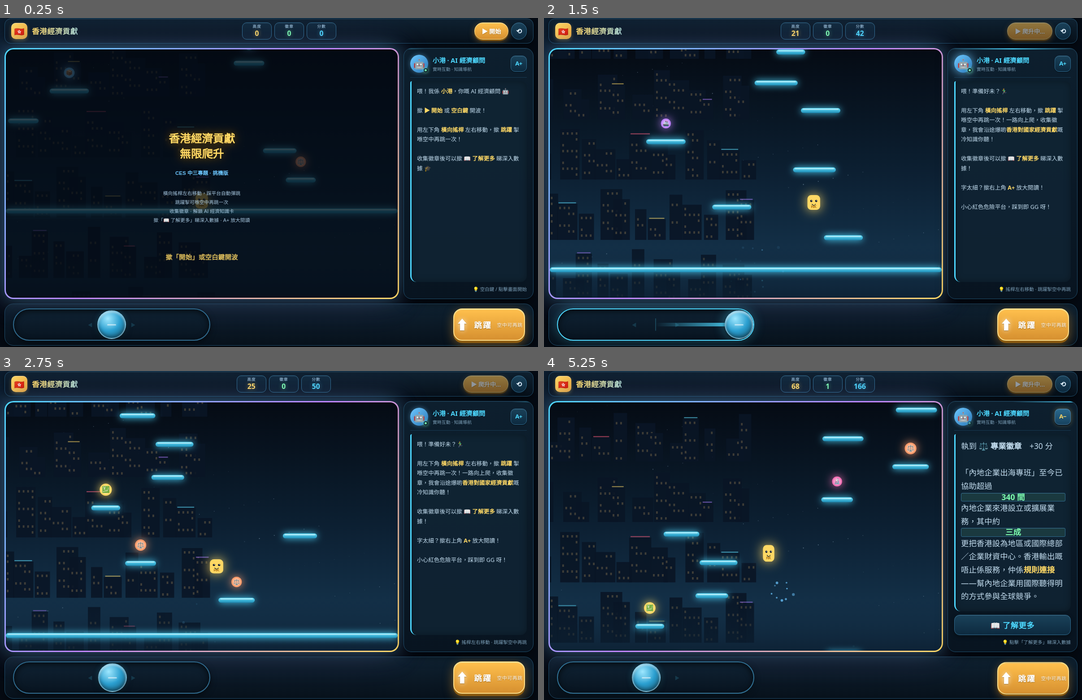
Above: before the commit, frames 1-4 (two rows, left to right).
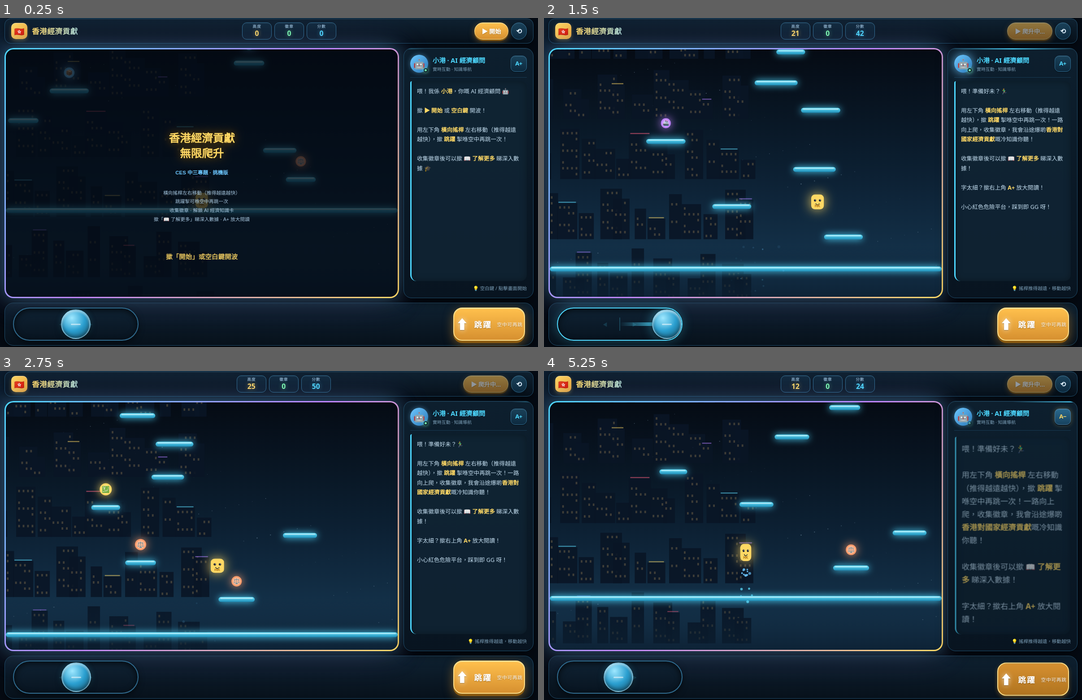
Above: after the commit, the same moments.

Repository: Hayes314/Ces-game
Game: browser game, page index.html
The game is run twice, just before and just after one commit, with the same random seed, the same clock (stepped at 60 frames per second) and the same inputs.
Inputs:
- Up to frame 1 (0.25 s): no input
- Up to frame 2 (1.5 s): click "▶ 開始" at 0.27 s; hold Right from 1.03 s (still down); tap Space at 1.1 s
- Up to frame 3 (2.75 s): release Right at 1.53 s; hold Left 1.58-2.15 s; tap Space at 1.6, 2.1, 2.6 s; click "⟲" at 2.02 s; hold Up 2.2-2.5 s; tap D at 2.52 s; hold Right from 2.55 s (still down)
- Up to frame 4 (5.25 s): tap Space every 0.5 s from 3.1 to 5.1 s; release Right at 3.22 s; hold Up 3.27-3.5 s; tap A at 3.52 s; hold Left 3.55-3.98 s; hold Right 4.03-4.53 s; click "A+" at 4.52 s; hold Left 4.58-5.15 s; hold Up from 5.2 s (still down)

The runs differ from the first frame. In frame 1, 3.5% of the frame differs, in the area x 0-100%, y 17-99%; in frame 2, 5.0%; in frame 3, 4.5%; in frame 4, 18%, in the area x 0-100%, y 3-99%.

Commit message:
Update index.html

Diff:
--- a/index.html
+++ b/index.html
@@ -200,9 +200,6 @@
     cursor: pointer;
   }
 
-  /* ============================================================
-     AI 面板（支持文字缩放）
-     ============================================================ */
   .ai-panel {
     --ai-zoom: 1;
     flex: 0 0 340px;
@@ -219,9 +216,7 @@
     box-shadow: inset 0 1px 0 rgba(255, 255, 255, 0.05), 0 8px 24px rgba(0, 0, 0, 0.5);
   }
 
-  .ai-panel.text-zoom {
-    --ai-zoom: 1.38;
-  }
+  .ai-panel.text-zoom { --ai-zoom: 1.38; }
 
   .ai-panel::before {
     content: '';
@@ -263,30 +258,21 @@
   .ai-head-text h3 { font-size: 0.9rem; color: var(--cyan); font-weight: 700; }
   .ai-head-text p { font-size: 0.62rem; color: var(--text-dim); margin-top: 2px; }
 
-  /* ===== 放大閱讀按鈕 ===== */
   .ai-zoom-btn {
     margin-left: auto;
     flex-shrink: 0;
-    width: 36px;
-    height: 36px;
+    width: 36px; height: 36px;
     border-radius: 10px;
     background: linear-gradient(180deg, #1a4159, #0d2a3f);
     border: 1px solid var(--border-bright);
     color: var(--cyan);
-    font-family: inherit;
-    font-size: 0.82rem;
-    font-weight: 800;
+    font-family: inherit; font-size: 0.82rem; font-weight: 800;
     cursor: pointer;
-    display: flex;
-    align-items: center;
-    justify-content: center;
+    display: flex; align-items: center; justify-content: center;
     transition: all 0.15s ease;
     box-shadow: 0 2px 0 #07141f, inset 0 1px 0 rgba(255, 255, 255, 0.12);
     touch-action: manipulation;
-    outline: none;
-    padding: 0;
-    line-height: 1;
-    letter-spacing: -0.5px;
+    outline: none; padding: 0; line-height: 1; letter-spacing: -0.5px;
   }
 
   .ai-zoom-btn:hover { background: linear-gradient(180deg, #235070, #113048); color: #6ec8ff; }
@@ -303,7 +289,6 @@
     box-shadow: 0 2px 0 #07141f, 0 0 12px rgba(255, 217, 102, 0.3), inset 0 1px 0 rgba(255, 255, 255, 0.15);
   }
 
-  /* AI 对话框：字号随 --ai-zoom 缩放 */
   .ai-msg {
     flex: 1 1 auto; min-height: 0;
     background: rgba(16, 36, 51, 0.9);
@@ -342,8 +327,7 @@
 
   .ai-action-btn {
     display: none;
-    align-items: center;
-    justify-content: center;
+    align-items: center; justify-content: center;
     gap: 6px;
     padding: 9px 14px;
     background: linear-gradient(180deg, #1a4159, #0d2a3f);
@@ -373,7 +357,7 @@
   .ai-tip { font-size: 0.66rem; color: var(--text-dim); text-align: right; min-height: 14px; flex-shrink: 0; }
 
   /* ============================================================
-     底部控制栏：左横向摇杆 + 右跳跃
+     底部控制栏：固定长度摇杆（靠左） + 跳跃（靠右）
      ============================================================ */
   .controls-row {
     flex: 0 0 auto;
@@ -389,18 +373,14 @@
     box-shadow: inset 0 1px 0 rgba(255, 255, 255, 0.05), 0 8px 24px rgba(0, 0, 0, 0.5);
   }
 
-  /* ============================================================
-     严格一维水平摇杆
-     轨道高度 = 摇杆头高度 + 8px（上下各留 4px）
-     摇杆头几乎填满轨道高度，视觉上只能水平滑动
-     ============================================================ */
+  /* ===== 固定长度横向摇杆 ===== */
   .joystick {
     --track-h: 80px;
     --knob-size: 72px;
 
     position: relative;
-    flex: 1 1 auto;
-    max-width: 440px;
+    flex: 0 0 auto;
+    width: 300px;
     height: var(--track-h);
     border-radius: calc(var(--track-h) / 2);
     background: linear-gradient(180deg, #0f2233 0%, #081420 100%);
@@ -429,7 +409,6 @@
       0 4px 14px rgba(0, 0, 0, 0.5);
   }
 
-  /* 中心刻线：只做水平参考 */
   .joystick::before {
     content: "";
     position: absolute;
@@ -445,16 +424,15 @@
     z-index: 1;
   }
 
-  /* 左右箭头提示 */
   .joystick::after {
-    content: "◀\A0\A0\A0\A0\A0\A0\A0\A0\A0\A0\A0\A0\A0\A0\A0\A0\A0\A0\A0\A0\A0\A0\A0\A0\A0\A0\A0\A0\A0\A0▶";
+    content: "◀\A0\A0\A0\A0\A0\A0\A0\A0\A0\A0\A0\A0\A0\A0\A0\A0\A0\A0\A0\A0▶";
     position: absolute;
-    left: 16px;
-    right: 16px;
+    left: 14px;
+    right: 14px;
     top: 50%;
     transform: translateY(-50%);
     color: rgba(77, 216, 255, 0.16);
-    font-size: 0.68rem;
+    font-size: 0.66rem;
     letter-spacing: 0;
     text-align: center;
     pointer-events: none;
@@ -463,7 +441,6 @@
     overflow: hidden;
   }
 
-  /* 方向填充条 */
   .fill {
     position: absolute;
     top: 50%;
@@ -478,12 +455,10 @@
     transition: opacity 0.18s ease;
   }
 
-  /* ===== 摇杆头：严格垂直居中，只允许水平位移 ===== */
   .knob {
     position: absolute;
     left: 50%;
     top: 50%;
-    /* 用 margin 固定垂直居中，绝不使用 translateY */
     margin-top: calc(var(--knob-size) / -2);
     margin-left: calc(var(--knob-size) / -2);
     width: var(--knob-size);
@@ -500,7 +475,6 @@
     display: grid;
     place-items: center;
     will-change: transform;
-    /* 只允许 translateX，垂直方向由 margin + top 完全固定 */
     transition: transform 0.28s cubic-bezier(.22, 1, .36, 1),
                 box-shadow 0.2s ease;
     pointer-events: none;
@@ -525,7 +499,6 @@
       inset 0 -4px 8px rgba(0, 0, 0, 0.4);
   }
 
-  /* ===== 跳跃按钮 ===== */
   .jump-btn {
     flex: 0 0 auto;
     width: 180px;
@@ -576,17 +549,14 @@
   .jump-text { font-size: 1.1rem; font-weight: 800; letter-spacing: 2px; }
   .jump-hint { font-size: 0.68rem; opacity: 0.9; letter-spacing: 0.5px; }
 
-  /* ============================================================
-     响应式断点
-     ============================================================ */
-
+  /* 响应式 */
   @media (max-width: 1400px) { .ai-panel { flex: 0 0 320px; } }
 
   @media (max-width: 1200px) {
     .ai-panel { flex: 0 0 290px; }
     .ai-msg { font-size: calc(0.79rem * var(--ai-zoom)); }
-    .joystick { --track-h: 72px; --knob-size: 64px; }
-    .jump-btn { width: 160px; height: 72px; }
+    .joystick { --track-h: 74px; --knob-size: 66px; width: 280px; }
+    .jump-btn { width: 160px; height: 74px; }
   }
 
   @media (max-width: 1000px) {
@@ -600,7 +570,7 @@
     .ai-action-btn { font-size: calc(0.72rem * var(--ai-zoom)); padding: 8px 12px; }
     .ai-msg .detail-title { font-size: calc(0.84rem * var(--ai-zoom)); }
     .ai-msg .detail-list li { font-size: calc(0.72rem * var(--ai-zoom)); }
-    .joystick { --track-h: 68px; --knob-size: 60px; max-width: 380px; }
+    .joystick { --track-h: 68px; --knob-size: 60px; width: 260px; }
     .jump-btn { width: 150px; height: 68px; }
   }
 
@@ -635,9 +605,6 @@
     .ai-msg .detail-header { margin-bottom: 7px; padding-bottom: 6px; gap: 5px; }
   }
 
-  /* ============================================================
-     手机竖屏（≤820px，portrait）
-     ============================================================ */
   @media (max-width: 820px) and (orientation: portrait) {
     .app { padding: 7px; gap: 7px; padding-bottom: calc(7px + env(safe-area-inset-bottom)); }
 
@@ -677,10 +644,12 @@
       border-radius: 18px;
     }
 
-    .joystick { --track-h: 72px; --knob-size: 64px; }
+    .joystick { --track-h: 70px; --knob-size: 62px; width: 210px; }
+    .joystick::after { left: 12px; right: 12px; font-size: 0.6rem; }
+
     .jump-btn {
-      width: 140px;
-      height: 76px;
+      width: 130px;
+      height: 70px;
       border-radius: 18px;
       gap: 8px;
       box-shadow: 0 5px 0 #8a5a10, 0 7px 20px rgba(201, 136, 42, 0.55), inset 0 1px 0 rgba(255, 255, 255, 0.45);
@@ -691,14 +660,11 @@
       box-shadow: 0 0 0 #8a5a10, 0 3px 8px rgba(201, 136, 42, 0.4);
     }
 
-    .jump-arrow { font-size: 1.55rem; }
-    .jump-text { font-size: 1rem; letter-spacing: 1.5px; }
+    .jump-arrow { font-size: 1.5rem; }
+    .jump-text { font-size: 0.95rem; letter-spacing: 1.5px; }
     .jump-hint { display: none; }
   }
 
-  /* ============================================================
-     小手机竖屏（≤520px）
-     ============================================================ */
   @media (max-width: 520px) and (orientation: portrait) {
     .app { padding: 5px; gap: 5px; padding-bottom: calc(5px + env(safe-area-inset-bottom)); }
     .topbar { padding: 5px 8px; gap: 6px; border-radius: 10px; }
@@ -750,11 +716,12 @@
       border-radius: 16px;
     }
 
-    .joystick { --track-h: 64px; --knob-size: 56px; }
-    .joystick::after { left: 12px; right: 12px; font-size: 0.58rem; }
+    .joystick { --track-h: 62px; --knob-size: 54px; width: 180px; }
+    .joystick::after { left: 10px; right: 10px; font-size: 0.55rem; }
+
     .jump-btn {
-      width: 120px;
-      height: 64px;
+      width: 110px;
+      height: 62px;
       border-radius: 16px;
       gap: 6px;
       box-shadow: 0 4px 0 #8a5a10, 0 6px 16px rgba(201, 136, 42, 0.5), inset 0 1px 0 rgba(255, 255, 255, 0.4);
@@ -763,14 +730,11 @@
       transform: translateY(4px);
       box-shadow: 0 0 0 #8a5a10, 0 2px 6px rgba(201, 136, 42, 0.4);
     }
-    .jump-arrow { font-size: 1.35rem; }
-    .jump-text { font-size: 0.9rem; letter-spacing: 1.2px; }
+    .jump-arrow { font-size: 1.3rem; }
+    .jump-text { font-size: 0.85rem; letter-spacing: 1.2px; }
     .jump-hint { display: none; }
   }
 
-  /* ============================================================
-     超小屏（≤400px，portrait）
-     ============================================================ */
   @media (max-width: 400px) and (orientation: portrait) {
     .ai-panel { flex: 0 0 115px; padding: 5px; gap: 4px; }
     .ai-avatar { width: 20px; height: 20px; font-size: 0.66rem; }
@@ -792,21 +756,19 @@
       border-radius: 14px;
     }
 
-    .joystick { --track-h: 58px; --knob-size: 50px; }
-    .joystick::after { left: 10px; right: 10px; font-size: 0.52rem; }
+    .joystick { --track-h: 56px; --knob-size: 48px; width: 160px; }
+    .joystick::after { left: 9px; right: 9px; font-size: 0.5rem; }
+
     .jump-btn {
-      width: 110px;
-      height: 58px;
+      width: 100px;
+      height: 56px;
       border-radius: 14px;
       gap: 5px;
     }
-    .jump-arrow { font-size: 1.25rem; }
-    .jump-text { font-size: 0.82rem; }
-  }
-
-  /* ============================================================
-     手机横屏（高度≤560px）
-     ============================================================ */
+    .jump-arrow { font-size: 1.2rem; }
+    .jump-text { font-size: 0.8rem; }
+  }
+
   @media (orientation: landscape) and (max-height: 560px) {
     .app {
       padding: 6px;
@@ -851,10 +813,12 @@
       border-radius: 14px;
     }
 
-    .joystick { --track-h: 58px; --knob-size: 50px; max-width: 340px; }
+    .joystick { --track-h: 56px; --knob-size: 48px; width: 230px; }
+    .joystick::after { left: 11px; right: 11px; font-size: 0.56rem; }
+
     .jump-btn {
-      width: 140px;
-      height: 58px;
+      width: 120px;
+      height: 56px;
       border-radius: 16px;
       gap: 8px;
       box-shadow: 0 4px 0 #8a5a10, 0 5px 16px rgba(201, 136, 42, 0.5), inset 0 1px 0 rgba(255, 255, 255, 0.4);
@@ -863,14 +827,11 @@
       transform: translateY(4px);
       box-shadow: 0 0 0 #8a5a10, 0 2px 6px rgba(201, 136, 42, 0.4);
     }
-    .jump-arrow { font-size: 1.35rem; }
-    .jump-text { font-size: 0.92rem; letter-spacing: 1.2px; }
+    .jump-arrow { font-size: 1.25rem; }
+    .jump-text { font-size: 0.88rem; letter-spacing: 1.2px; }
     .jump-hint { display: none; }
   }
 
-  /* ============================================================
-     极矮横屏（高度≤420px）
-     ============================================================ */
   @media (orientation: landscape) and (max-height: 420px) {
     .app { padding: 4px; gap: 4px; padding-bottom: calc(4px + env(safe-area-inset-bottom)); }
     .topbar { padding: 2px 7px; }
@@ -892,15 +853,15 @@
 
     .controls-row { padding: 4px 12px; padding-bottom: calc(4px + env(safe-area-inset-bottom)); gap: 10px; }
 
-    .joystick { --track-h: 52px; --knob-size: 44px; max-width: 320px; }
+    .joystick { --track-h: 50px; --knob-size: 42px; width: 210px; }
     .jump-btn {
-      width: 130px;
-      height: 52px;
+      width: 110px;
+      height: 50px;
       border-radius: 14px;
       gap: 6px;
     }
-    .jump-arrow { font-size: 1.2rem; }
-    .jump-text { font-size: 0.85rem; }
+    .jump-arrow { font-size: 1.15rem; }
+    .jump-text { font-size: 0.82rem; }
   }
 </style>
 </head>
@@ -947,7 +908,7 @@
       <div class="ai-msg" id="aiMessage">
         喂！我係 <span class="hl">小港</span>，你嘅 AI 經濟顧問 🤖<br><br>
         撳 <span class="hl">▶ 開始</span> 或 <span class="hl">空白鍵</span> 開波！<br><br>
-        用左下角 <span class="hl">橫向搖桿</span> 左右移動，撳 <span class="hl">跳躍</span> 掣喺空中再跳一次！<br><br>
+        用左下角 <span class="hl">橫向搖桿</span> 左右移動（推得越遠越快），撳 <span class="hl">跳躍</span> 掣喺空中再跳一次！<br><br>
         收集徽章後可以撳 <span class="hl">📖 了解更多</span> 睇深入數據 🎓
       </div>
       <button class="ai-action-btn" id="aiMoreBtn" aria-label="了解更多">
@@ -964,7 +925,6 @@
     </aside>
   </div>
 
-  <!-- ===== 底部：左横向摇杆（严格一维水平）+ 右跳跃 ===== -->
   <div class="controls-row">
     <div class="joystick" id="joystick" aria-label="移動搖桿">
       <div class="fill" id="fill"></div>
@@ -982,7 +942,7 @@
 <script>
 /* ============================================================
    香港經濟貢獻 · 無限爬升
-   严格一维水平摇杆 · 固定速度 · 放大閱讀
+   固定长度摇杆 · 死区 30% · 速度与偏移量成正比 · 放大閱讀
    ============================================================ */
 
 const LOGICAL_H = 720;
@@ -1014,9 +974,12 @@
 /* ---------- 物理常數 ---------- */
 const GRAVITY = 0.62;
 const JUMP_V = -14.8;
-const MOVE_SPEED = 6.8;
+const MOVE_SPEED = 7.2;         // 最大水平速度（推满时）
 const PLAYER_W = 36, PLAYER_H = 44;
 const PLATFORM_H = 14;
+
+/* ★ 死区：30% */
+const JOYSTICK_DEADZONE = 0.30;
 
 /* ---------- 遊戲狀態 ---------- */
 let gameState = 'menu';
@@ -1073,9 +1036,7 @@
 });
 
 /* ============================================================
-   严格一维水平摇杆
-   ★ 所有输入只取 clientX，绝不处理 clientY
-   ★ 摇杆头只使用 translateX，垂直位置由 top:50% + margin 固定
+   固定长度横向摇杆（死区 30% + 速度成正比）
    ============================================================ */
 const POS_GRAD = 'linear-gradient(90deg, rgba(77,216,255,0) 0%, rgba(77,216,255,.95) 100%)';
 const NEG_GRAD = 'linear-gradient(270deg, rgba(255,217,102,0) 0%, rgba(255,217,102,.95) 100%)';
@@ -1085,14 +1046,13 @@
   pointerId: null,
   maxOffset: 1,
   grabOffset: 0,
-  direction: 0     // -1 = 左, 0 = 停, 1 = 右
+  axis: 0          // ★ 连续值 -1..1（已扣除死区）
 };
 
 function measureJoystick() {
   joystickState.maxOffset = Math.max(1, (joystick.clientWidth - knob.offsetWidth) / 2);
 }
 
-/* ★ 只做水平位移：translateX，绝无 translateY */
 function renderJoystickVisual(offset) {
   const clamped = Math.max(-1, Math.min(1, offset));
   const x = clamped * joystickState.maxOffset;
@@ -1105,19 +1065,27 @@
   fill.style.opacity = w > 2 ? '1' : '0';
 }
 
-function setDirection(dir) {
-  joystickState.direction = dir;
-  keys.left = dir < 0;
-  keys.right = dir > 0;
+function setAxis(axis) {
+  joystickState.axis = axis;
+  keys.left = axis < -0.01;
+  keys.right = axis > 0.01;
 }
 
 function resetJoystick() {
-  setDirection(0);
+  setAxis(0);
   renderJoystickVisual(0);
   joystick.classList.remove('active');
 }
 
-/* ★ 只取 clientX，不处理 clientY */
+/* ★ 核心：raw 偏移 → 死区外重新映射到 0..1 速度比例 */
+function rawToAxis(raw) {
+  const abs = Math.abs(raw);
+  const dz = JOYSTICK_DEADZONE;
+  if (abs <= dz) return 0;
+  const normalized = (abs - dz) / (1 - dz);   // 死区边缘 0，推满 1
+  return Math.sign(raw) * Math.min(1, normalized);
+}
+
 function applyFromPointer(clientX) {
   const rect = joystick.getBoundingClientRect();
   const centerX = rect.left + rect.width / 2;
@@ -1125,11 +1093,7 @@
   const raw = dx / joystickState.maxOffset;
 
   renderJoystickVisual(raw);
-
-  const dz = 0.22;
-  if (raw < -dz) setDirection(-1);
-  else if (raw > dz) setDirection(1);
-  else setDirection(0);
+  setAxis(rawToAxis(raw));
 }
 
 joystick.addEventListener('pointerdown', (e) => {
@@ -1144,10 +1108,9 @@
 
   try { joystick.setPointerCapture(e.pointerId); } catch (_) {}
 
-  /* ★ 只用 clientX 计算抓取偏移，垂直位置无关 */
   const rect = joystick.getBoundingClientRect();
   const dx = e.clientX - (rect.left + rect.width / 2);
-  const off = dx - joystickState.direction * joystickState.maxOffset;
+  const off = dx - joystickState.axis * joystickState.maxOffset;
   joystickState.grabOffset = Math.abs(off) <= knob.offsetWidth / 2 ? off : 0;
 
   applyFromPointer(e.clientX);
@@ -1157,7 +1120,6 @@
 joystick.addEventListener('pointermove', (e) => {
   if (!joystickState.active || e.pointerId !== joystickState.pointerId) return;
   e.preventDefault();
-  /* ★ 只传 clientX，clientY 完全不参与 */
   applyFromPointer(e.clientX);
 });
 
@@ -1172,7 +1134,7 @@
   void knob.offsetWidth;
   joystick.classList.remove('active');
 
-  setDirection(0);
+  setAxis(0);
   renderJoystickVisual(0);
 }
 
@@ -1181,10 +1143,11 @@
 joystick.addEventListener('lostpointercapture', endJoystickDrag);
 joystick.addEventListener('contextmenu', e => e.preventDefault());
 
+/* 键盘：全速 ±1 */
 function updateJoystickVisualFromKeys() {
   if (joystickState.active) return;
   const dir = keys.right ? 1 : (keys.left ? -1 : 0);
-  setDirection(dir);
+  setAxis(dir);
   renderJoystickVisual(dir);
   if (dir !== 0) joystick.classList.add('active');
   else joystick.classList.remove('active');
@@ -1550,9 +1513,10 @@
    更新
    ============================================================ */
 function update() {
-  const dir = joystickState.direction;
-  if (dir !== 0) {
-    player.vx = dir * MOVE_SPEED;
+  /* ★ 速度与摇杆偏移量成正比：axis 已经是扣除死区后的 0..1 比例 */
+  const axis = joystickState.axis;
+  if (Math.abs(axis) > 0.001) {
+    player.vx = axis * MOVE_SPEED;
   } else {
     player.vx *= 0.78;
   }
@@ -1665,13 +1629,13 @@
   startBtn.disabled = true;
   setAIMessage(
     '喂！準備好未？🏃‍♂️<br><br>' +
-    '用左下角 <span class="hl">橫向搖桿</span> 左右移動，撳 <span class="hl">跳躍</span> 掣喺空中再跳一次！' +
+    '用左下角 <span class="hl">橫向搖桿</span> 左右移動（推得越遠越快），撳 <span class="hl">跳躍</span> 掣喺空中再跳一次！' +
     '一路向上爬，收集徽章，我會沿途爆啲<span class="hl">香港對國家經濟貢獻</span>嘅冷知識你聽！<br><br>' +
     '收集徽章後可以撳 <span class="hl">📖 了解更多</span> 睇深入數據！<br><br>' +
     '字太細？撳右上角 <span class="hl">A+</span> 放大閱讀！<br><br>' +
     '小心紅色危險平台，踩到即 GG 呀！'
   );
-  aiTip.textContent = '💡 搖桿左右移動 · 跳躍掣空中再跳';
+  aiTip.textContent = '💡 搖桿推得越遠，移動越快';
   hideMoreButton();
   hapticTap();
 }
@@ -1848,7 +1812,7 @@
   ctx.fillStyle = '#6ec8ff'; ctx.font = '600 15px "PingFang HK", sans-serif';
   ctx.fillText('CES 中三專題 · 挑機版', CW / 2, CH / 2 + 4);
   ctx.fillStyle = '#a8c8e0'; ctx.font = '14px "PingFang HK", sans-serif';
-  ctx.fillText('橫向搖桿左右移動，踩平台自動彈跳', CW / 2, CH / 2 + 62);
+  ctx.fillText('橫向搖桿左右移動（推得越遠越快）', CW / 2, CH / 2 + 62);
   ctx.fillText('跳躍掣可喺空中再跳一次', CW / 2, CH / 2 + 88);
   ctx.fillText('收集徽章 · 解鎖 AI 經濟知識卡', CW / 2, CH / 2 + 114);
   ctx.fillText('撳「📖 了解更多」睇深入數據 · A+ 放大閱讀', CW / 2, CH / 2 + 140);
@@ -1922,7 +1886,7 @@
   if (e.code === 'ArrowLeft' || e.code === 'KeyA') {
     keys.left = true;
     if (!joystickState.active) {
-      setDirection(-1);
+      setAxis(-1);
       renderJoystickVisual(-1);
       joystick.classList.add('active');
     }
@@ -1931,7 +1895,7 @@
   if (e.code === 'ArrowRight' || e.code === 'KeyD') {
     keys.right = true;
     if (!joystickState.active) {
-      setDirection(1);
+      setAxis(1);
       renderJoystickVisual(1);
       joystick.classList.add('active');
     }
@@ -1976,7 +1940,7 @@
   setAIMessage(
     '喂！我係 <span class="hl">小港</span>，你嘅 AI 經濟顧問 🤖<br><br>' +
     '撳 <span class="hl">▶ 開始</span> 或 <span class="hl">空白鍵</span> 開波！<br><br>' +
-    '用左下角 <span class="hl">橫向搖桿</span> 左右移動，撳 <span class="hl">跳躍</span> 掣喺空中再跳一次！<br><br>' +
+    '用左下角 <span class="hl">橫向搖桿</span> 左右移動（推得越遠越快），撳 <span class="hl">跳躍</span> 掣喺空中再跳一次！<br><br>' +
     '收集徽章後可以撳 <span class="hl">📖 了解更多</span> 睇深入數據 🎓<br><br>' +
     '字太細？撳右上角 <span class="hl">A+</span> 放大閱讀！'
   );
